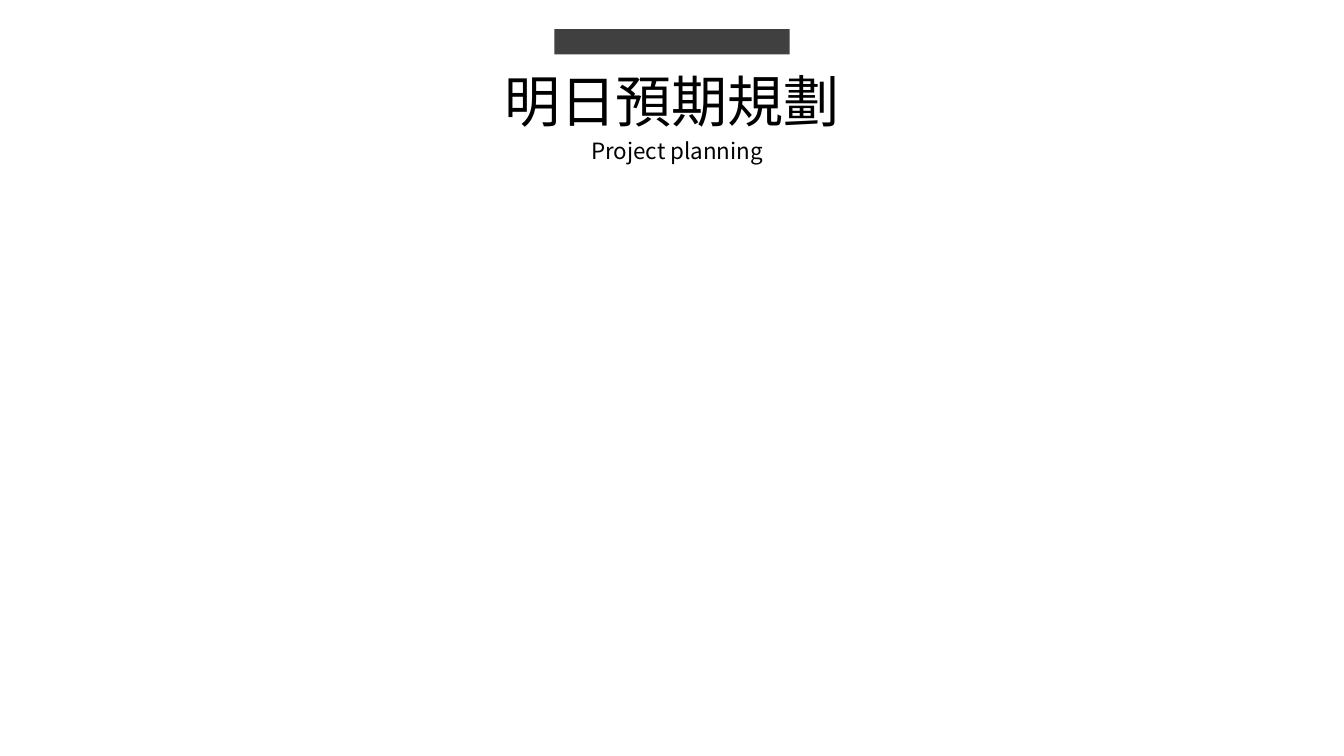
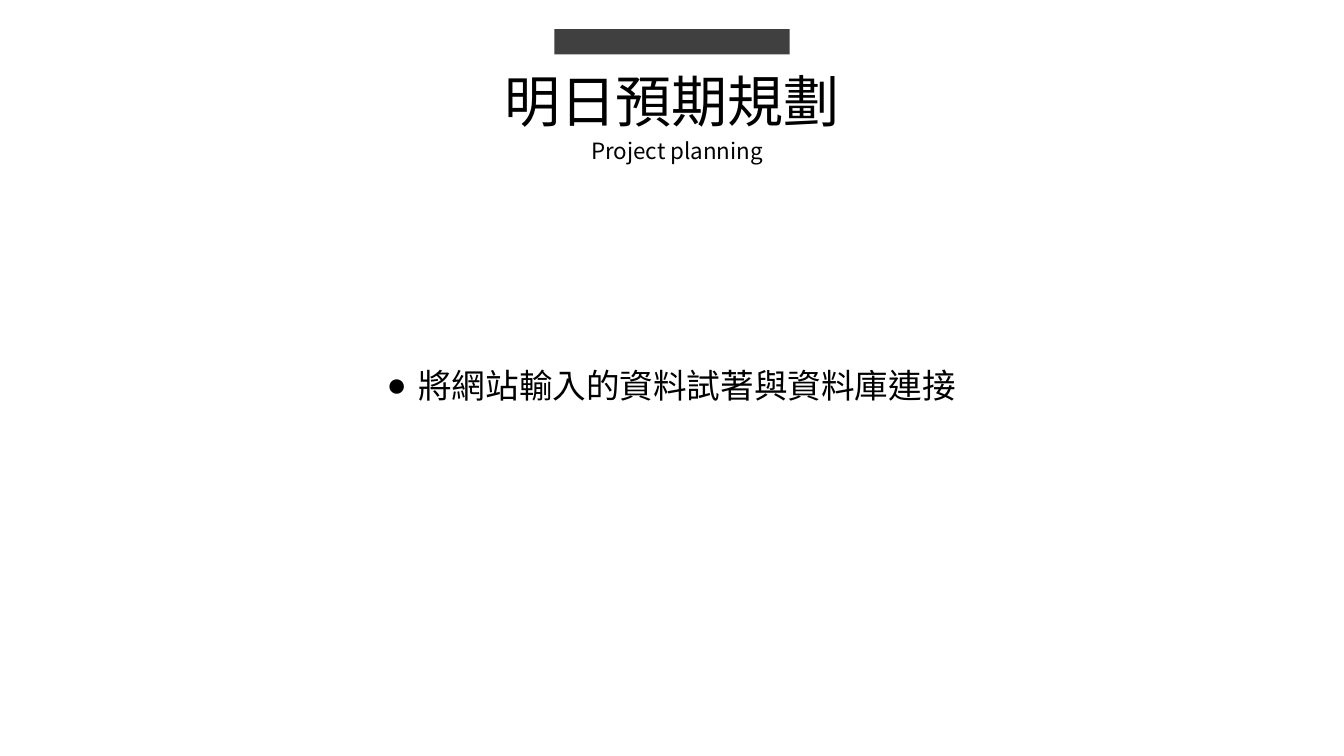
Before and after one commit to king637324/KnowledgeGreenhouseSystem, a slide deck: slide 10 of 工作日報_葉柏漢/2021.08/2021.08.10(加班)~2021.08.11工作日報_葉柏漢.pptx (slide 4 before the commit). Drawn at 1344x756 pixels with LibreOffice and Linux fonts; fonts in the diff are those of the drawing. Boxes give left, top, right and bottom in pixels: in the first picture for what was removed or moved away, otherwise in the second. Text is boxed around its words. In the diff, an @@ line names an element or a change of style, - is before the commit and + after.

```diff
--- a/工作日報_葉柏漢/2021.08/2021.08.10(加班)~2021.08.11工作日報_葉柏漢.pptx
+++ b/工作日報_葉柏漢/2021.08/2021.08.10(加班)~2021.08.11工作日報_葉柏漢.pptx
@@ text added at (418, 369, 956, 401), 24 pt, text #000000 @@
+● 將網站輸入的資料試著與資料庫連接
```
Also in this commit, not shown: 1 other slide changed, 6 slides added, 1 other file.
